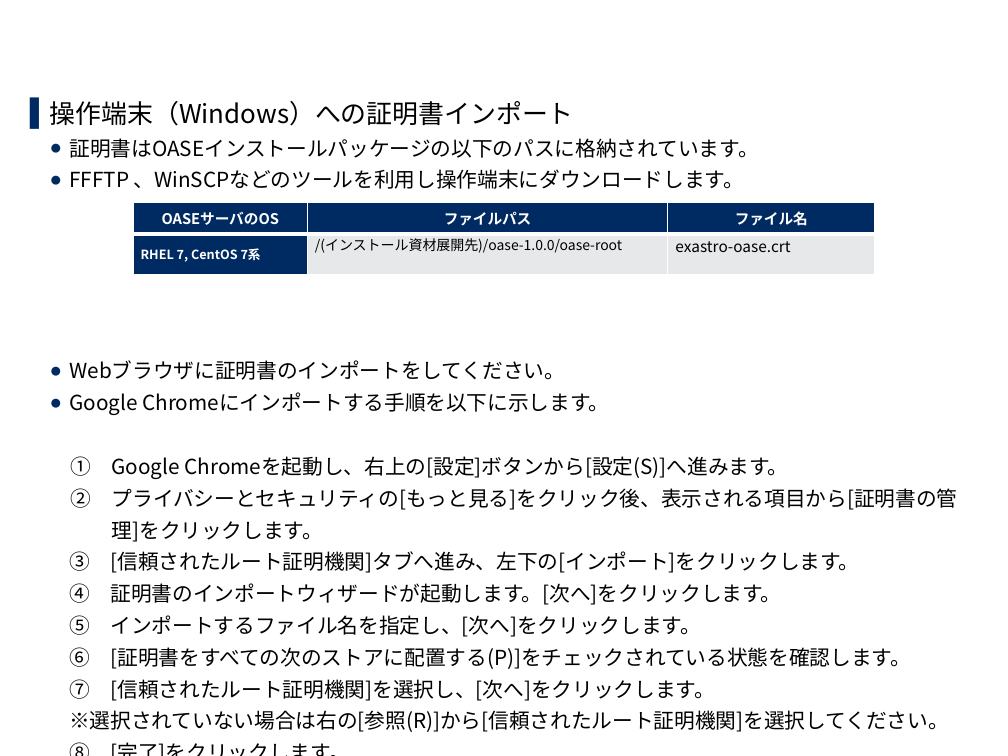
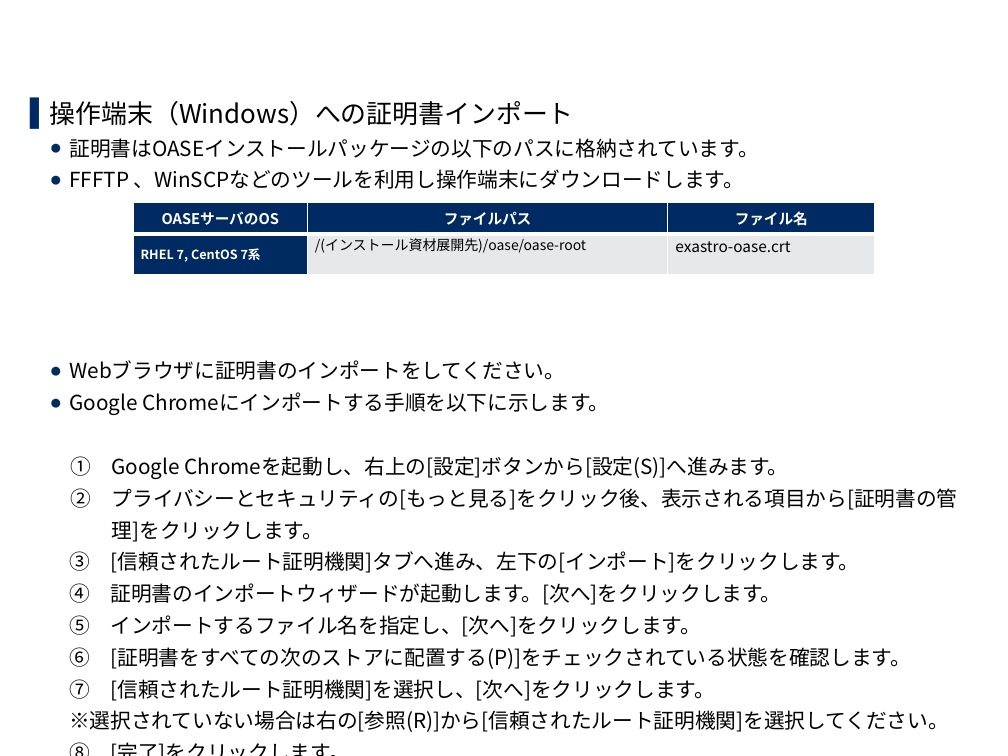
Before and after one commit to exastro-suite/oase-docs, a slide deck: slide 20 of asset/Learn_ja/OASE-online-install_ja.pptx (slide 22 before the commit). Drawn at 1008x756 pixels with LibreOffice and Linux fonts; fonts in the diff are those of the drawing; background and template pictures are left out. Boxes give left, top, right and bottom in pixels: in the first picture for what was removed or moved away, otherwise in the second. Text is boxed around its words. In the diff, an @@ line names an element or a change of style, - is before the commit and + after.

```diff
--- a/asset/Learn_ja/OASE-online-install_ja.pptx
+++ b/asset/Learn_ja/OASE-online-install_ja.pptx
@@ table at bbox=[133, 203, 875, 274] @@
-row 2, column 2: /(インストール資材展開先)/oase-1.0.0/oase-root
+row 2, column 2: /(インストール資材展開先)/oase/oase-root
```
Also in this commit, not shown: 15 other slides changed, 2 slides removed, 1 other file.
